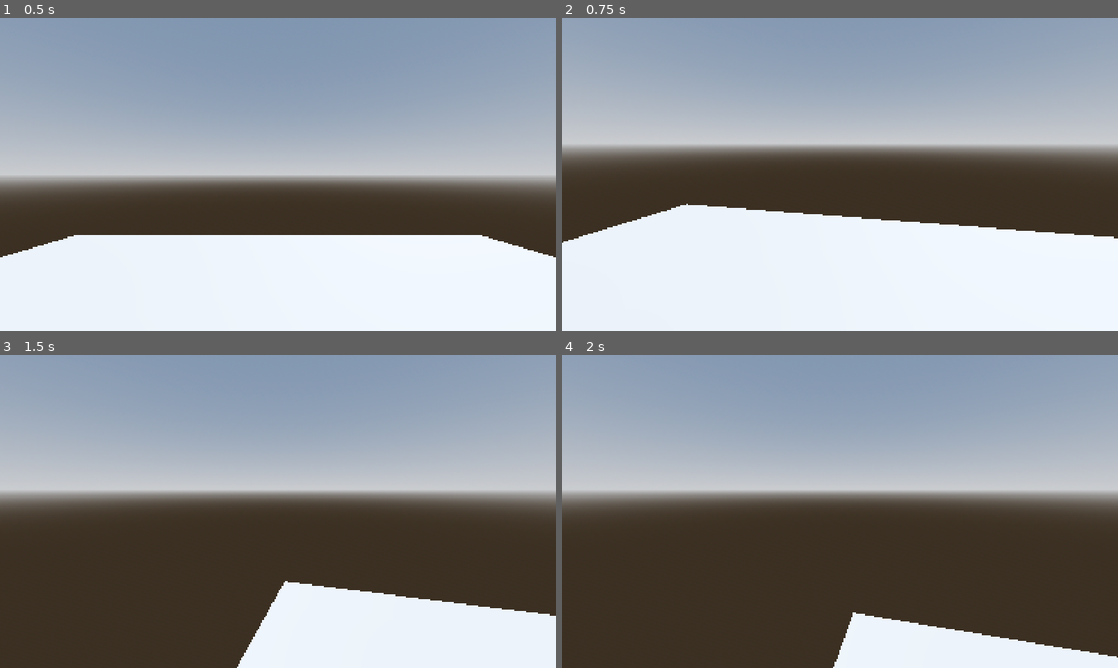
Above: before the commit, frames 1-4 (two rows, left to right).
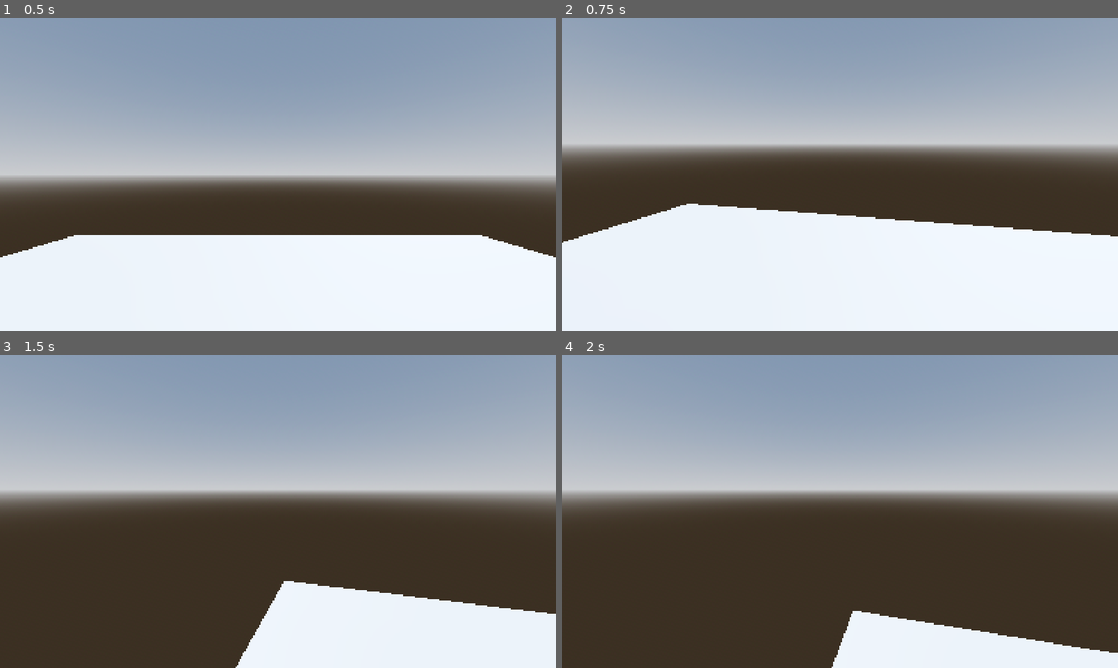
Above: after the commit, the same moments.

Repository: PixelSaver/WannaFall
Game: Godot game, scene res://Scenes/world.tscn
The game is run twice, just before and just after one commit, with the same random seed, the same clock (stepped at 60 frames per second) and the same inputs.
Inputs (mouse positions are in pixels of both pictures, inside the frame that each line leads up to):
- Up to frame 1 (0.5 s): no input
- Up to frame 2 (0.75 s): tap Enter at 0.5 s; move the mouse to (834, 180) at 0.52 s; hold W (up) from 0.53 s (still down)
- Up to frame 3 (1.5 s): keep holding W (up); tap Space (jump) at 0.77 s; move the mouse to (316, 514) at 1.27 s
- Up to frame 4 (2 s): keep holding W (up); tap Space (jump) at 1.52 s

Frame 1 is identical in both runs. In frame 2, 0.3% of the frame differs, in the area x 8-100%, y 59-71%; in frame 3, 0.2%; in frame 4, 0.5%, in the area x 48-100%, y 81-100%.

Commit message:
Added hold, and raycast to pick it up

Diff:
--- /dev/null
+++ b/Scenes/hold.tscn
@@ -0,0 +1,29 @@
+[gd_scene load_steps=5 format=3 uid="uid://cxvd21ajcdk1y"]
+
+[ext_resource type="Script" uid="uid://dtkrne3mygdix" path="res://Scripts/hold.gd" id="1_oji8j"]
+
+[sub_resource type="StandardMaterial3D" id="StandardMaterial3D_5a7ea"]
+shading_mode = 2
+albedo_color = Color(1, 0.49019608, 0.38431373, 1)
+
+[sub_resource type="BoxMesh" id="BoxMesh_8j60k"]
+
+[sub_resource type="ConvexPolygonShape3D" id="ConvexPolygonShape3D_fo5ed"]
+points = PackedVector3Array(0.5, 0.5, 0.5, 0.5, 0.5, -0.5, -0.5, 0.5, 0.5, 0.5, -0.5, 0.5, 0.5, -0.5, -0.5, -0.5, 0.5, -0.5, -0.5, -0.5, 0.5, -0.5, -0.5, -0.5)
+
+[node name="Hold" type="StaticBody3D"]
+collision_layer = 5
+axis_lock_linear_x = true
+axis_lock_linear_y = true
+axis_lock_linear_z = true
+axis_lock_angular_x = true
+axis_lock_angular_y = true
+axis_lock_angular_z = true
+script = ExtResource("1_oji8j")
+
+[node name="MeshInstance3D" type="MeshInstance3D" parent="."]
+material_override = SubResource("StandardMaterial3D_5a7ea")
+mesh = SubResource("BoxMesh_8j60k")
+
+[node name="CollisionShape3D" type="CollisionShape3D" parent="."]
+shape = SubResource("ConvexPolygonShape3D_fo5ed")
--- a/Scenes/player.tscn
+++ b/Scenes/player.tscn
@@ -6,8 +6,9 @@
 
 [sub_resource type="CapsuleMesh" id="CapsuleMesh_k7acu"]
 
-[node name="Player" type="CharacterBody3D"]
+[node name="Player" type="CharacterBody3D" node_paths=PackedStringArray("ray")]
 script = ExtResource("1_v0iea")
+ray = NodePath("Head/RayCast3D")
 
 [node name="CollisionShape3D" type="CollisionShape3D" parent="."]
 shape = SubResource("CapsuleShape3D_o06y3")
@@ -16,7 +17,11 @@
 mesh = SubResource("CapsuleMesh_k7acu")
 
 [node name="Head" type="Node3D" parent="."]
+transform = Transform3D(1, 0, 0, 0, 1, 0, 0, 0, 1, 0, 0.5, 0)
 
 [node name="Camera3D" type="Camera3D" parent="Head"]
-transform = Transform3D(1, 0, 0, 0, 1, 0, 0, 0, 1, 0, 0.5, 0)
 current = true
+
+[node name="RayCast3D" type="RayCast3D" parent="Head"]
+target_position = Vector3(0, 0, -10)
+collision_mask = 4
--- a/Scenes/world.tscn
+++ b/Scenes/world.tscn
@@ -1,6 +1,7 @@
-[gd_scene load_steps=7 format=3 uid="uid://co4muxroyfuur"]
+[gd_scene load_steps=9 format=3 uid="uid://co4muxroyfuur"]
 
 [ext_resource type="PackedScene" uid="uid://cqls451mowhda" path="res://Scenes/player.tscn" id="1_a02cp"]
+[ext_resource type="PackedScene" uid="uid://cxvd21ajcdk1y" path="res://Scenes/hold.tscn" id="2_go701"]
 
 [sub_resource type="ProceduralSkyMaterial" id="ProceduralSkyMaterial_go701"]
 sky_horizon_color = Color(0.66224277, 0.6717428, 0.6867428, 1)
@@ -21,6 +22,9 @@
 [sub_resource type="ConvexPolygonShape3D" id="ConvexPolygonShape3D_5ukr8"]
 points = PackedVector3Array(-5, -0.5, -5, -5, 0.5, -5, 5, -0.5, -5, -5, -0.5, 5, -5, 0.5, 5, 5, 0.5, -5, 5, -0.5, 5, 5, 0.5, 5)
 
+[sub_resource type="BoxMesh" id="BoxMesh_a02cp"]
+size = Vector3(10, 10, 1)
+
 [node name="World" type="Node3D"]
 
 [node name="WorldEnvironment" type="WorldEnvironment" parent="."]
@@ -30,15 +34,30 @@
 transform = Transform3D(-0.8660254, -0.43301278, 0.25, 0, 0.49999997, 0.86602545, -0.50000006, 0.75, -0.43301266, 0, 0, 0)
 shadow_enabled = true
 
-[node name="Floor" type="StaticBody3D" parent="."]
+[node name="Player" parent="." instance=ExtResource("1_a02cp")]
+transform = Transform3D(1, 0, 0, 0, 1, 0, 0, 0, 1, 0, 1, 0)
 
-[node name="MeshInstance3D" type="MeshInstance3D" parent="Floor"]
+[node name="Node3D" type="Node3D" parent="."]
+
+[node name="Floor" type="StaticBody3D" parent="Node3D"]
+
+[node name="MeshInstance3D" type="MeshInstance3D" parent="Node3D/Floor"]
 transform = Transform3D(1, 0, 0, 0, 1, 0, 0, 0, 1, 0, -0.5, 0)
 mesh = SubResource("BoxMesh_fo5ed")
 
-[node name="CollisionShape3D" type="CollisionShape3D" parent="Floor"]
+[node name="CollisionShape3D" type="CollisionShape3D" parent="Node3D/Floor"]
 transform = Transform3D(1, 0, 0, 0, 1, 0, 0, 0, 1, 0, -0.5, 0)
 shape = SubResource("ConvexPolygonShape3D_5ukr8")
 
-[node name="Player" parent="." instance=ExtResource("1_a02cp")]
-transform = Transform3D(1, 0, 0, 0, 1, 0, 0, 0, 1, 0, 1, 0)
+[node name="Wall" type="StaticBody3D" parent="Node3D"]
+
+[node name="MeshInstance3D" type="MeshInstance3D" parent="Node3D/Wall"]
+transform = Transform3D(1, 0, 0, 0, 1, 0, 0, 0, 1, 0, 5, 4.5)
+mesh = SubResource("BoxMesh_a02cp")
+
+[node name="CollisionShape3D" type="CollisionShape3D" parent="Node3D/Wall"]
+transform = Transform3D(1, 0, 0, 0, 1, 0, 0, 0, 1, 0, -0.5, 0)
+shape = SubResource("ConvexPolygonShape3D_5ukr8")
+
+[node name="Hold" parent="Node3D" instance=ExtResource("2_go701")]
+transform = Transform3D(1, 0, 0, 0, 1, 0, 0, 0, 1, 0, 3.495698, 0)
--- /dev/null
+++ b/Scripts/hold.gd
@@ -0,0 +1,3 @@
+extends CollisionObject3D
+## Class that describes the hold on the wall
+class_name Hold
--- a/Scripts/player.gd
+++ b/Scripts/player.gd
@@ -6,6 +6,8 @@
 @export var mouse_sensitivity : float = .01
 @onready var head: Node3D = $Head
 @onready var camera: Camera3D = $Head/Camera3D
+@export var ray : RayCast3D
+var hold_in_crosshair : Hold = null
 
 func _ready() -> void:
 	Input.mouse_mode = Input.MOUSE_MODE_CAPTURED
@@ -32,6 +34,10 @@
 
 	move_and_slide()
 
+	if ray.is_colliding() and ray.get_collider().get_parent() is Hold:
+		print("FOUND HOLD")
+		hold_in_crosshair = ray.get_collider().get_parent()
+
 func _input(event: InputEvent) -> void:
 	if event is InputEventMouseMotion:
 		head.rotation.y -= event.relative.x * mouse_sensitivity
--- a/project.godot
+++ b/project.godot
@@ -56,3 +56,7 @@
 "events": [Object(InputEventKey,"resource_local_to_scene":false,"resource_name":"","device":-1,"window_id":0,"alt_press …(191 unchanged characters)…
 ]
 }
+
+[layer_names]
+
+3d_physics/layer_3="Hold"
Not shown, added: Scripts/hold.gd.uid
